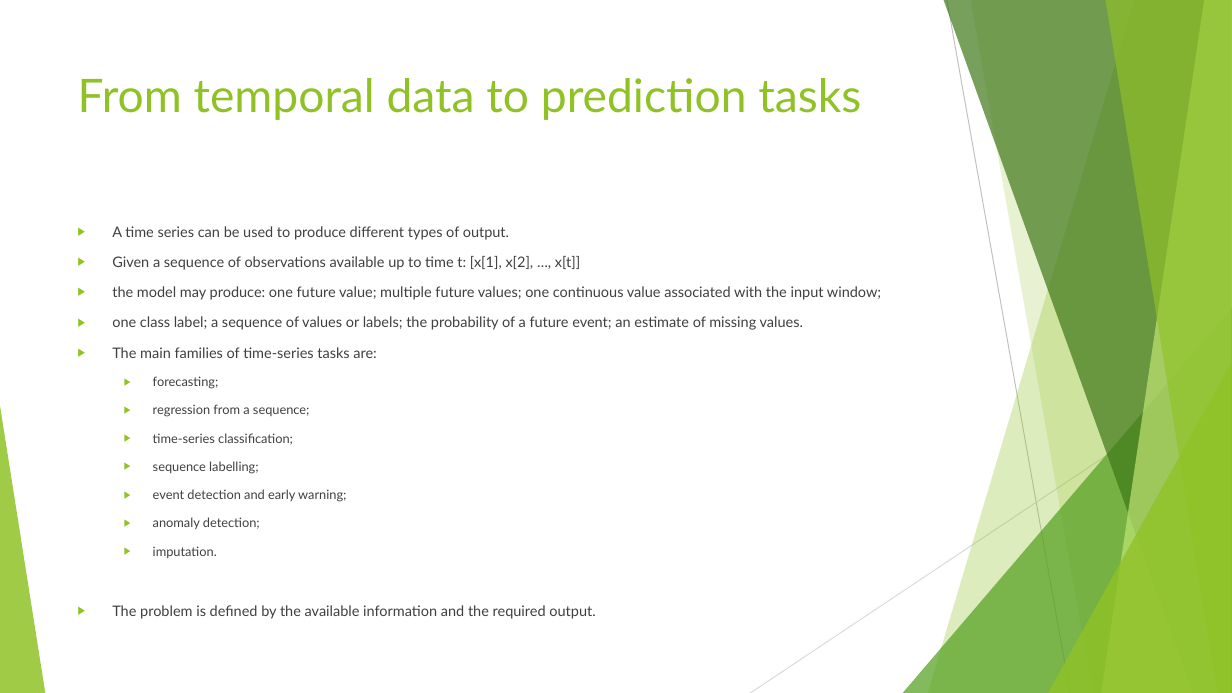
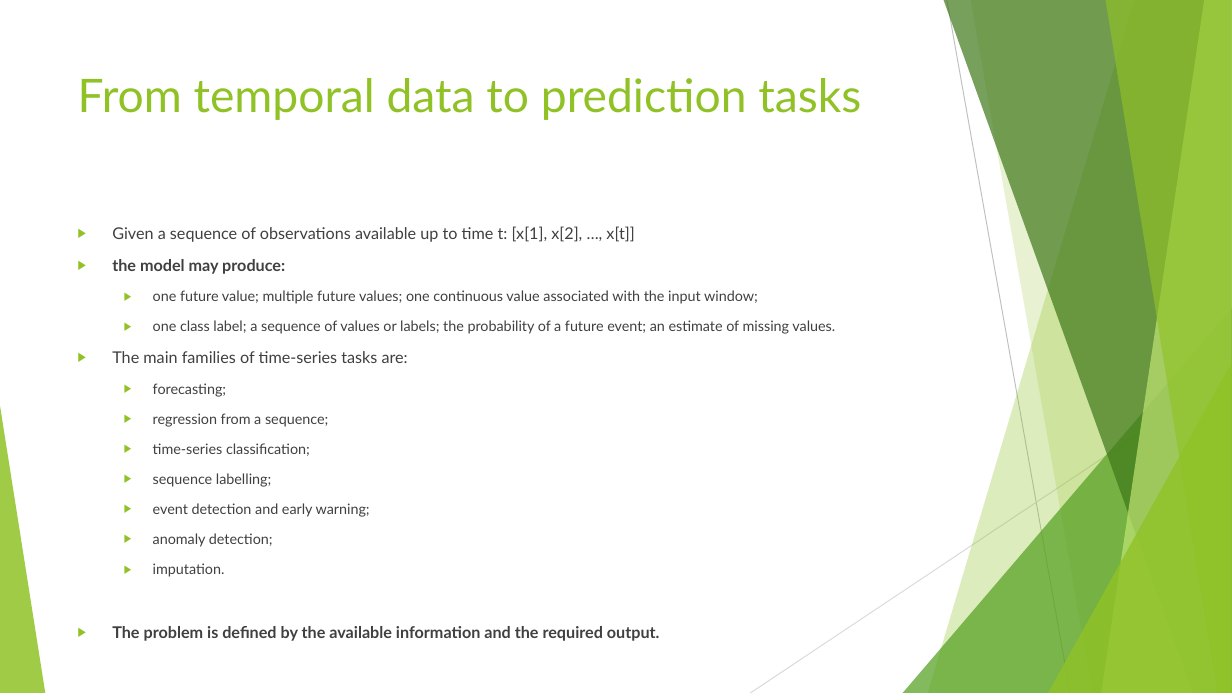
Before and after one commit to FranzGH/timeseries, a slide deck: slide 40 of Slides/01 Problem formulation and data structure.pptx (slide 39 before the commit). Drawn at 1232x693 pixels with LibreOffice and Linux fonts; fonts in the diff are those of the drawing. Boxes give left, top, right and bottom in pixels: in the first picture for what was removed or moved away, otherwise in the second. Text is boxed around its words. In the diff, an @@ line names an element or a change of style, - is before the commit and + after.

```diff
--- a/Slides/01 Problem formulation and data structure.pptx
+++ b/Slides/01 Problem formulation and data structure.pptx
@@ text at [112, 226, 509, 240]: paragraph removed @@
-▶ A time series can be used to produce different types of output.
@@ text at [112, 226, 835, 641]: size 11.2 to 12.6 pt in "Given a sequence of observations available up ...", "The main families of time-series tasks are:", "The problem is defined by the available ..."; size 10 to 11.2 pt in "forecasting;", "regression from a sequence;", "time-series classification;", "sequence labelling;" and 3 more places; bold on in "The problem is defined by the available ..."; list level 1 to 2 in "one class label; a sequence ..." @@
@@ text at [112, 259, 758, 304]: text changed @@
-▶ the model may produce: one future value; multiple future values; one continuous value associated with the input window;
+▶ the model may produce:
+  ▶ one future value; multiple future values; one continuous value associated with the input window;
```
Also in this commit, not shown: 25 other slides changed, 3 slides added, 2 slides removed, 1 other file.
